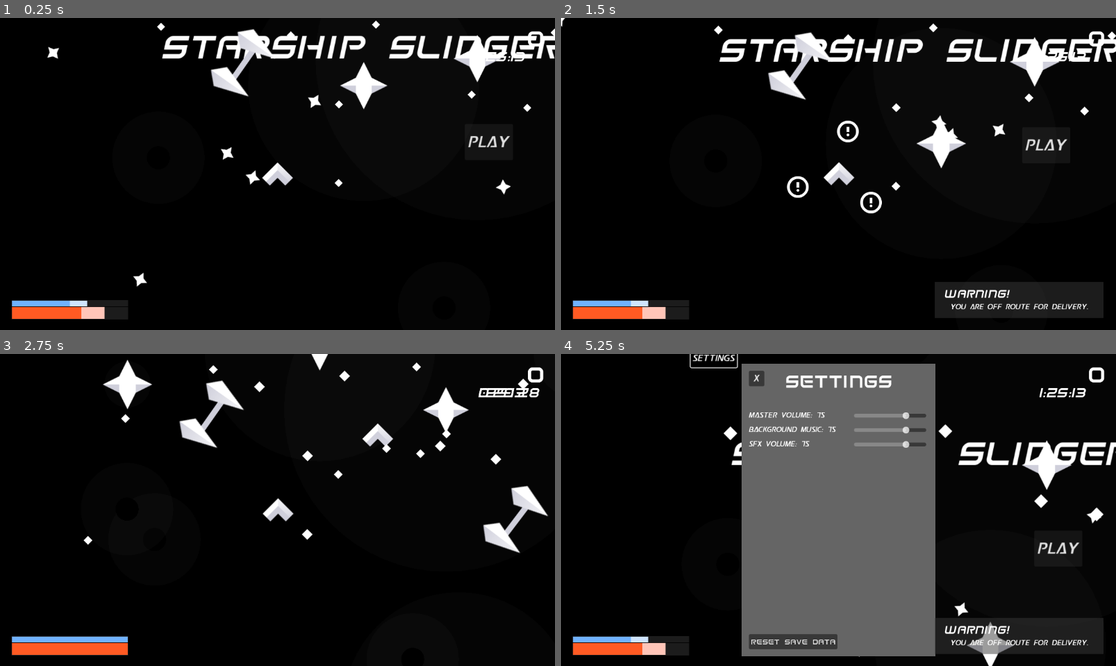
Above: before the commit, frames 1-4 (two rows, left to right).
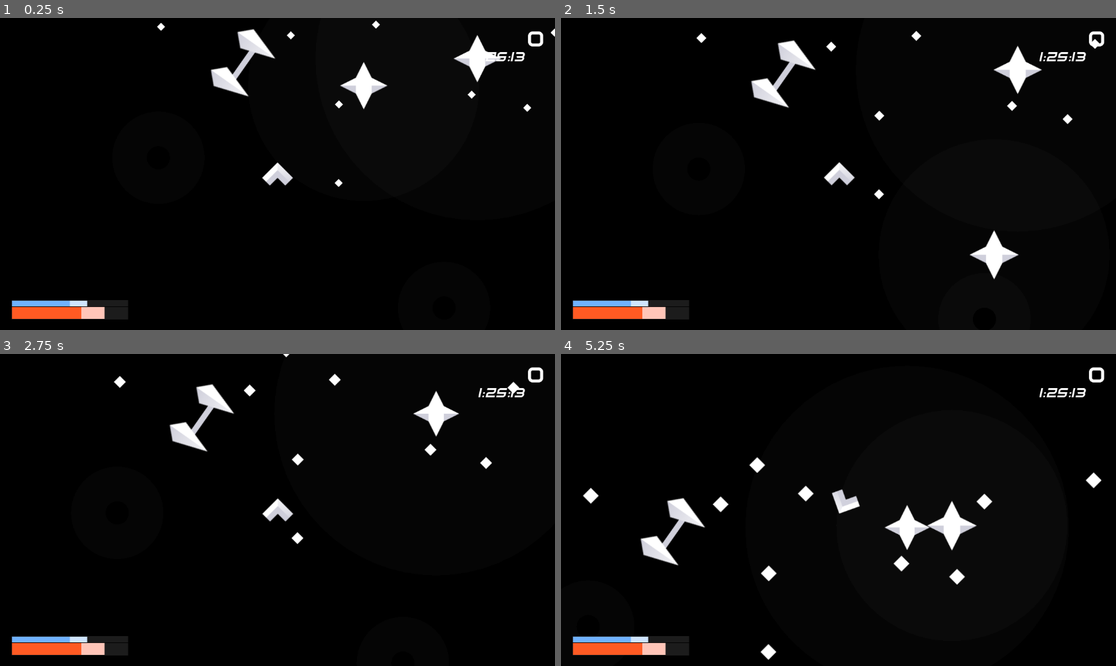
Above: after the commit, the same moments.

Repository: SpaceDemonMars/Spaceship-Slinger
Game: Godot game, scene res://Levels/dev_testing.tscn
Two runs of this game, one before a commit and one after it. Both use one fixed random seed, a clock stepped at 60 frames per second and the inputs below. After the commit the project has no main scene; this scene is started directly in both runs.
Inputs (mouse positions are in pixels of both pictures, inside the frame that each line leads up to):
- Up to frame 1 (0.25 s): no input
- Up to frame 2 (1.5 s): click (1049, 142) at 0.5 s, where only the run before the commit has a clickable "Play"; click (949, 280) at 1.25 s, where only the run before the commit has a clickable "Continue"
- Up to frame 3 (2.75 s): click (477, 488) at 2 s, where only the run before the commit has a clickable "Play"
- Up to frame 4 (5.25 s): hold Right (Right) 2.78-3.5 s; click (949, 616) at 3.5 s, where only the run before the commit has a clickable "Continue"; hold Down (ThrustBackwards) 4.28-5 s; click (710, 354) at 5 s, where only the run before the commit has a clickable "Settings"

The runs differ from the first frame. In frame 1, 2.8% of the frame differs, in the area x 8-100%, y 5-87%; in frame 2, 7.4%; in frame 3, 4.8%; in frame 4, 40%, in the area x 3-100%, y 0-100%.
Error before the commit: Invalid access to property or key 'hud' on a base object of type 'Control (main_menu.gd)'. (res://Scripts/player_movement.gd:84)
Error after the commit: Out of bounds get index '0' (on base: 'Array[PackedScene]') (res://Scripts/m_gameManager.gd:50)

Commit message:
Level Unlock Tracker

Diff:
--- a/starship-slinger/Scripts/Menus/win_screen.gd
+++ b/starship-slinger/Scripts/Menus/win_screen.gd
@@ -49,8 +49,11 @@
 func closePopUp() -> void:
 	GameManager.settingsOpen = false;
 	get_tree().paused = GameManager.settingsOpen
-	GameManager.gameTimer = 0.0
-	GameManager.goToMainMenu() #TODO: have this load next level instead of main menu
+	if (GameManager.selectedLevelIndex < GameManager.allLevels.size() - 1):
+		GameManager.selectedLevelIndex += 1
+		GameManager.goToSelectedLevel()
+	else:
+		GameManager.goToCredits()
 	queue_free()
 
 
--- a/starship-slinger/Scripts/m_gameManager.gd
+++ b/starship-slinger/Scripts/m_gameManager.gd
@@ -5,6 +5,7 @@
 	"High Score": 0,
 	"Best Score": 0,
 	"Selected Level Index" : 0,
+	"Unlocked Level Index" : 0,
 	"Master Volume": 75,
 	"Background Music Volume": 75,
 	"SFX Volume": 75
@@ -29,8 +30,6 @@
 var sfxVol: float = defaultSaveData["SFX Volume"]
 
 #level variables
-#THIS IS TEMPORARILY HARDCODED
-#we could do totalScore = sum(score = expectedTime/actualTime)
 var totalScore: int = 0 #cumulative
 var highScore: int = defaultSaveData["High Score"]
 var levelScore: int = 0 # get this from active level data
@@ -38,15 +37,17 @@
 
 var selectedLevel : PackedScene
 var activeLevel #nodes only
-var levelsFolder := "res://Levels/"
+#IF I AM ASLEEP WHEN YOU MERGE YOUR LEVELS, UNCOMMENT THE FILEPATH BELOW
+var levelsFolder := "res://TESTINGLEVELS/"#"res://Levels/"
 var selectedLevelIndex : int = defaultSaveData["Selected Level Index"]
 var allLevels : Array[PackedScene] = []
+var unlockedLevelIndex: int = defaultSaveData["Unlocked Level Index"]
 
 
 func _ready():
 	loadGame()
-	load_levels()
 	#load level
+	selectedLevel = allLevels[selectedLevelIndex]
 	goToMainMenu()
 
 func _process(delta: float) -> void:
@@ -60,7 +61,142 @@
 		else:
 			activeLevel.hud.setTimer(gameTimer)
 
+
+func openSettingsMenu() ->void:
+	var settings = settingsMenu.instantiate() as CanvasLayer
+	add_child(settings)
+
+func destinationEntered():
+	var win = winScreen.instantiate() as CanvasLayer
+	var speedScore = calculateScore()
+	totalScore += levelScore
+	activeLevel.hud.setScore()
+	add_child(win)
+	win.popupInit(checkBestScore(), checkHighScore(),
+		true, utilConvertTimetoString(activeLevel.ExpectedCompletionTime),
+		utilConvertTimetoString(gameTimer), speedScore)
+	#TODO: get time info from lvl data 			#TODO: find way to rate completion time
+	saveGame()
+
+
+enum SpeedRating {
+	NONE  = 0,
+	FAST = 1,
+	SLOW = 2 }
+func calculateScore() -> int:
+	var retVal := SpeedRating.NONE
+	if (!activeLevel.hasExpectedTime):
+		levelScore = activeLevel.goalValue
+	else:
+		levelScore = activeLevel.goalValue * (activeLevel.ExpectedCompletionTime/gameTimer)
+		if (gameTimer <= (activeLevel.ExpectedCompletionTime - activeLevel.scoringMargin)):
+			retVal = SpeedRating.FAST
+		elif (gameTimer >= (activeLevel.ExpectedCompletionTime + activeLevel.scoringMargin)):
+			retVal = SpeedRating.SLOW
+	return retVal
+
+func checkBestScore() -> bool:
+	if (levelScore > bestScore and levelScore != 0) :
+		bestScore = levelScore
+		return true
+	return false
+func checkHighScore() -> bool:
+	if (totalScore >= highScore and totalScore != 0) :
+		highScore = totalScore
+		return true
+	return false
+func checkMaxTime():
+	if (gameTimer >= activeLevel.MaxCompletionTime):
+		playerLost(LossCause.SLOW)
+
+func utilConvertTimetoString(time: float) -> String:
+	@warning_ignore("integer_division")
+	var minutes := int(time)/60
+	time -= (60*minutes)
+	var m = "%d" % minutes
+	var s = "%.2f" % time
+	return m + ':' + s
+
+func playerCrashed():
+	activeLevel.player.takeDamage()
+
+enum LossCause {
+	NONE  = 0,
+	DEATH = 1,
+	SLOW = 2,
+	SOFTLOCK = 3,
+	ABANDONED = 4 }
+func playerLost(cause : int = LossCause.NONE):
+	var lose = loseScreen.instantiate() as CanvasLayer
+	add_child(lose)
+	lose.popupInit(checkHighScore(), cause)
+	saveGame()
+
+
+func goToMainMenu():
+	var menu = mainMenu.instantiate() as Node
+	if (activeLevel): activeLevel.queue_free()
+	activeLevel = menu
+	add_child(activeLevel)
+	levelScore = 0
+	totalScore = 0
+	isInMenu = true
+func goToSelectedLevel():
+	if (selectedLevelIndex >= allLevels.size()):
+		selectedLevelIndex -= 1
+	selectedLevel = allLevels[selectedLevelIndex]
+	if (selectedLevelIndex > unlockedLevelIndex) : unlockedLevelIndex = selectedLevelIndex
+	restartLevel()
+func goToCredits():
+	selectedLevelIndex =0
+	goToMainMenu() #TODO: load credits once implemented
+
+func restartLevel():
+	var levelReload = selectedLevel.instantiate() as Node
+	if (activeLevel): activeLevel.queue_free()
+	activeLevel = levelReload
+	add_child(activeLevel)
+
+
+
+#save/load
+@onready var saveDataPath := "user://saveData.save"
+func saveGame(saveDefaults : Dictionary = {}):
+	var saveFile = FileAccess.open(saveDataPath, FileAccess.WRITE)
+	var saveData = {
+		"High Score": highScore,
+		"Best Score": bestScore,
+		"Selected Level Index" : selectedLevelIndex,
+		"Unlocked Level Index" : unlockedLevelIndex,
+		"Master Volume": masterVol,
+		"Background Music Volume": bgmVol,
+		"SFX Volume": sfxVol
+	} if (saveDefaults.is_empty()) else saveDefaults
+	var jsonString = JSON.stringify(saveData)
+	saveFile.store_line(jsonString)
+
+func loadGame():
+	if !FileAccess.file_exists(saveDataPath) : return #file DNE
+
+	var saveFile = FileAccess.open(saveDataPath, FileAccess.READ)
+	#we'd need this line if our save data was more than one dictionary
+	#while saveFile.get_position() < saveFile.get_length():
+	var jsonString = saveFile.get_line()
+	var loadData = JSON.parse_string(jsonString)
+
+	highScore = loadData["High Score"]
+	bestScore = loadData["Best Score"]
+	selectedLevelIndex = loadData["Selected Level Index"]
+	unlockedLevelIndex = loadData["Unlocked Level Index"]
+	masterVol = loadData["Master Volume"]
+	bgmVol = loadData["Background Music Volume"]
+	sfxVol = loadData["SFX Volume"]
+
+	load_levels()
+
+
 func load_levels():
+	if (!allLevels.is_empty()): allLevels.clear()
 	var folder = DirAccess.open(levelsFolder)
 	if folder:
 		folder.list_dir_begin()
@@ -75,125 +211,3 @@
 					allLevels.append(packed_scene)
 			file_name = folder.get_next()
 		folder.list_dir_end()
-
-
-func openSettingsMenu() ->void:
-	var settings = settingsMenu.instantiate() as CanvasLayer
-	add_child(settings)
-
-func destinationEntered():
-	var win = winScreen.instantiate() as CanvasLayer
-	var speedScore = calculateScore()
-	totalScore += levelScore
-	activeLevel.hud.setScore()
-	add_child(win)
-	win.popupInit(checkBestScore(), checkHighScore(),
-		true, utilConvertTimetoString(activeLevel.ExpectedCompletionTime),
-		utilConvertTimetoString(gameTimer), speedScore)
-	#TODO: get time info from lvl data 			#TODO: find way to rate completion time
-	saveGame()
-
-
-enum SpeedRating {
-	NONE  = 0,
-	FAST = 1,
-	SLOW = 2
-}
-func calculateScore() -> int:
-	var retVal := SpeedRating.NONE
-	if (!activeLevel.hasExpectedTime):
-		levelScore = activeLevel.goalValue
-	else:
-		levelScore = activeLevel.goalValue * (activeLevel.ExpectedCompletionTime/gameTimer)
-		if (gameTimer <= (activeLevel.ExpectedCompletionTime - activeLevel.scoringMargin)):
-			retVal = SpeedRating.FAST
-		elif (gameTimer >= (activeLevel.ExpectedCompletionTime + activeLevel.scoringMargin)):
-			retVal = SpeedRating.SLOW
-	return retVal
-
-func checkBestScore() -> bool:
-	if (levelScore > bestScore and levelScore != 0) :
-		bestScore = levelScore
-		return true
-	return false
-func checkHighScore() -> bool:
-	if (totalScore >= highScore and totalScore != 0) :
-		highScore = totalScore
-		return true
-	return false
-func checkMaxTime():
-	if (gameTimer >= activeLevel.MaxCompletionTime):
-		playerLost(LossCause.SLOW)
-
-func utilConvertTimetoString(time: float) -> String:
-	@warning_ignore("integer_division")
-	var minutes := int(time)/60
-	time -= (60*minutes)
-	var m = "%d" % minutes
-	var s = "%.2f" % time
-	return m + ':' + s
-
-func playerCrashed():
-	activeLevel.player.takeDamage()
-
-enum LossCause {
-	NONE  = 0,
-	DEATH = 1,
-	SLOW = 2,
-	SOFTLOCK = 3,
-	ABANDONED = 4 }
-func playerLost(cause : int = LossCause.NONE):
-	var lose = loseScreen.instantiate() as CanvasLayer
-	add_child(lose)
-	lose.popupInit(checkHighScore(), cause)
-	saveGame()
-
-
-func goToMainMenu():
-
-	var menu = mainMenu.instantiate() as Node
-	if (activeLevel): activeLevel.queue_free()
-	activeLevel = menu
-	add_child(activeLevel)
-	levelScore = 0
-	totalScore = 0
-	isInMenu = true
-
-func restartLevel():
-	var levelReload = selectedLevel.instantiate() as Node
-	if (activeLevel): activeLevel.queue_free()
-	activeLevel = levelReload
-	add_child(activeLevel)
-
-
-
-#save/load
-@onready var saveDataPath := "user://saveData.save"
-func saveGame(saveDefaults : Dictionary = {}):
-	var saveFile = FileAccess.open(saveDataPath, FileAccess.WRITE)
-	var saveData = {
-		"High Score": highScore,
-		"Best Score": bestScore,
-		"Selected Level Index" : selectedLevelIndex,
-		"Master Volume": masterVol,
-		"Background Music Volume": bgmVol,
-		"SFX Volume": sfxVol
-	} if (saveDefaults.is_empty()) else saveDefaults
-	var jsonString = JSON.stringify(saveData)
-	saveFile.store_line(jsonString)
-
-func loadGame():
-	if !FileAccess.file_exists(saveDataPath) : return #file DNE
-
-	var saveFile = FileAccess.open(saveDataPath, FileAccess.READ)
-	#we'd need this line if our save data was more than one dictionary
-	#while saveFile.get_position() < saveFile.get_length():
-	var jsonString = saveFile.get_line()
-	var loadData = JSON.parse_string(jsonString)
-
-	highScore = loadData["High Score"]
-	bestScore = loadData["Best Score"]
-	selectedLevelIndex = loadData["Selected Level Index"]
-	masterVol = loadData["Master Volume"]
-	bgmVol = loadData["Background Music Volume"]
-	sfxVol = loadData["SFX Volume"]
--- a/starship-slinger/Scripts/main_menu.gd
+++ b/starship-slinger/Scripts/main_menu.gd
@@ -10,7 +10,6 @@
 	if (GameManager.highScore > 0) :
 		highScore.text = 'Highscore: ' + str(GameManager.highScore)
 	else : highScore.visible = false
-	GameManager.selectedLevel = GameManager.allLevels[0]
 
 
 # Called every frame. 'delta' is the elapsed time since the previous frame.
@@ -19,10 +18,7 @@
 	playButton.visible = !GameManager.settingsOpen
 
 func change_scene():
-	#currently defaults to dev_testing, change this in final
-	GameManager.activeLevel = GameManager.selectedLevel.instantiate() as Node2D
-	get_parent().add_child(GameManager.activeLevel)
-	queue_free()
+	GameManager.goToSelectedLevel()
 
 func _on_play_pressed() -> void:
 	call_deferred("change_scene") # Replace with function body.
--- a/starship-slinger/Scripts/settings.gd
+++ b/starship-slinger/Scripts/settings.gd
@@ -63,5 +63,5 @@
 	GameManager.saveGame(GameManager.defaultSaveData)
 	GameManager.loadGame()
 	GameManager.goToMainMenu()
-	GameManager.openSettingsMenu()
+	closeSettingsMenu()
 	queue_free()
--- /dev/null
+++ b/starship-slinger/TESTINGLEVELS/0_levelObjects.tscn
@@ -0,0 +1,46 @@
+[gd_scene load_steps=7 format=3 uid="uid://8vrdrghn2e8t"]
+
+[ext_resource type="Script" uid="uid://csn4po8s0gnxy" path="res://level_data.gd" id="1_v2pbu"]
+[ext_resource type="PackedScene" uid="uid://cv7stsr85j7rf" path="res://Objects/obj_blackhole.tscn" id="2_v2pbu"]
+[ext_resource type="PackedScene" uid="uid://cms2tpxiskl64" path="res://Objects/obj_Booster.tscn" id="3_g1uok"]
+[ext_resource type="PackedScene" uid="uid://b672krlvwbqre" path="res://Objects/obj_gravity.tscn" id="4_xhrfk"]
+[ext_resource type="PackedScene" path="res://Objects/obj_destination.tscn" id="5_v2pbu"]
+[ext_resource type="PackedScene" uid="uid://ckq10wjfyh588" path="res://Objects/obj_playspace.tscn" id="6_g1uok"]
+
+[node name="LevelObjects" type="Node2D"]
+script = ExtResource("1_v2pbu")
+playerStartPos = Vector2(575, 325)
+ExpectedCompletionTime = 15.0
+MaxCompletionTime = 30.0
+scoringMargin = 5.0
+
+[node name="ObjBlackhole" parent="." node_paths=PackedStringArray("sibling") instance=ExtResource("2_v2pbu")]
+position = Vector2(154, 528)
+colorKey = 1
+sibling = NodePath("../ObjBlackhole2")
+
+[node name="ObjBlackhole2" parent="." node_paths=PackedStringArray("sibling") instance=ExtResource("2_v2pbu")]
+position = Vector2(1037, 140)
+colorKey = 1
+sibling = NodePath("../ObjBlackhole")
+
+[node name="ObjBooster" parent="." instance=ExtResource("3_g1uok")]
+position = Vector2(904, 489)
+rotation = 2.22012
+
+[node name="ObjGravity" parent="." instance=ExtResource("4_xhrfk")]
+position = Vector2(98, 206)
+
+[node name="ObjGravity2" parent="." instance=ExtResource("4_xhrfk")]
+position = Vector2(291, 76)
+gravityEffected = true
+startingSpeed = 250.0
+startingDir = 9.0
+wellSize = 5.0
+
+[node name="ObjDestination" parent="." instance=ExtResource("5_v2pbu")]
+position = Vector2(1202, 717)
+
+[node name="ObjPlayspace" parent="." instance=ExtResource("6_g1uok")]
+position = Vector2(553, 343)
+scale = Vector2(287.7741, 190.86989)
--- /dev/null
+++ b/starship-slinger/TESTINGLEVELS/dev_paige.tscn
@@ -0,0 +1,15 @@
+[gd_scene load_steps=4 format=3 uid="uid://2het5ht37ipr"]
+
+[ext_resource type="Script" uid="uid://csn4po8s0gnxy" path="res://level_data.gd" id="1_0to4f"]
+[ext_resource type="PackedScene" uid="uid://ckq10wjfyh588" path="res://Objects/obj_playspace.tscn" id="2_05j8o"]
+[ext_resource type="PackedScene" path="res://Objects/obj_destination.tscn" id="3_qfy11"]
+
+[node name="LevelObjects" type="Node2D"]
+script = ExtResource("1_0to4f")
+
+[node name="ObjPlayspace" parent="." instance=ExtResource("2_05j8o")]
+position = Vector2(-137, 86)
+scale = Vector2(222.37405, 96.90881)
+
+[node name="ObjDestination" parent="." instance=ExtResource("3_qfy11")]
+position = Vector2(-97, -398)
--- a/starship-slinger/project.godot
+++ b/starship-slinger/project.godot
@@ -11,7 +11,6 @@
 [application]
 
 config/name="StarshipSlinger"
-run/main_scene="uid://dlge1r7jwivtn"
 config/features=PackedStringArray("4.5", "Forward Plus")
 config/icon="res://icon.svg"
 
